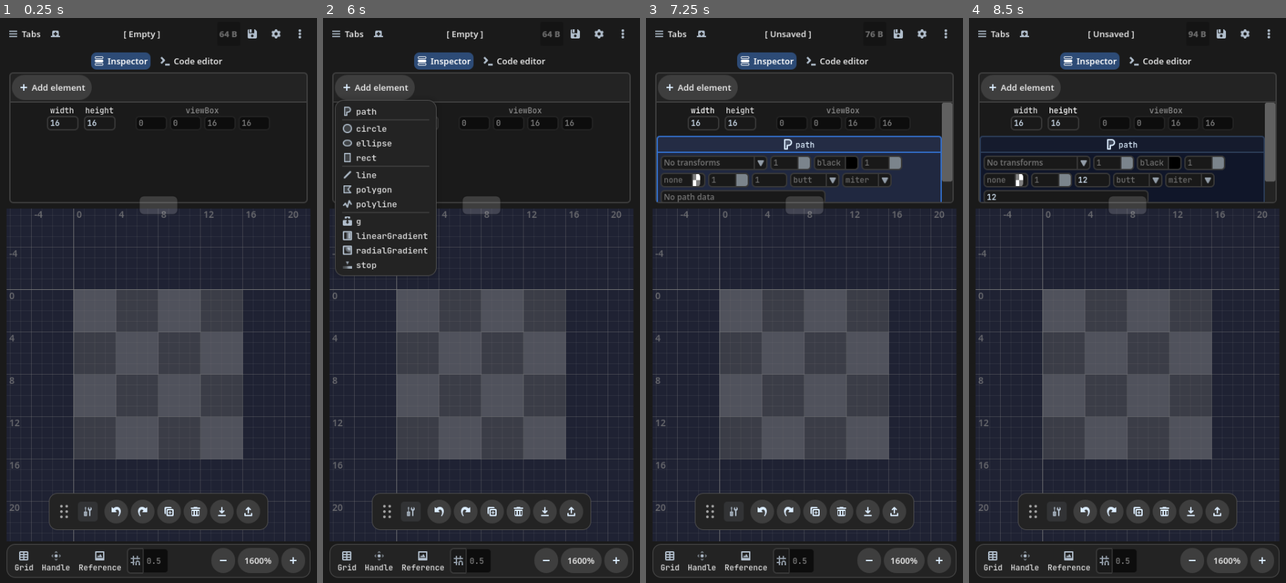
Above: before the commit, frames 1-4 (left to right).
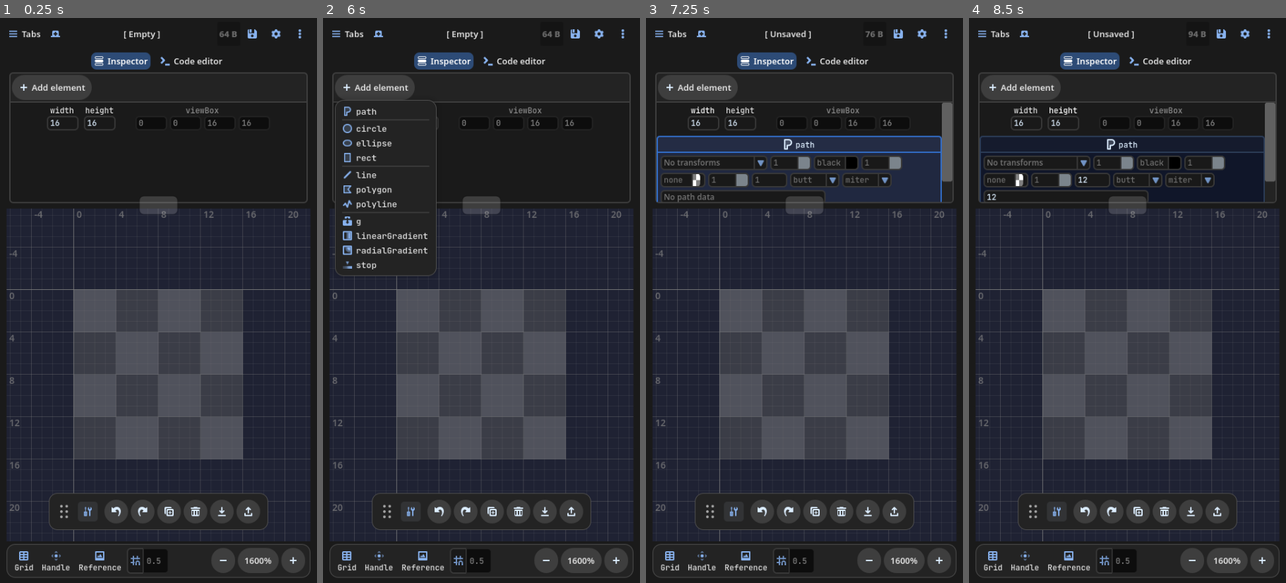
Above: after the commit, the same moments.

Repository: syntaxerror247/VectorTouch
Game: Godot game, scene res://src/ui_parts/editor_scene.tscn
Same seed, same stepped clock (60 frames per second), same inputs: the game is played once before the commit and once after it.
Inputs (mouse positions are in pixels of both pictures, inside the frame that each line leads up to):
- Up to frame 1 (0.25 s): no input
- Up to frame 2 (6 s): click (376, 34) at 0.5 s; click (376, 34) at 1.25 s; click "Tabs" at 2 s; click "New Tab" at 2.75 s; click "New Tab" at 3.5 s; click "[ Empty ]" at 4.25 s; click "Inspector" at 5 s; click "Add element" at 5.75 s
- Up to frame 3 (7.25 s): click "width" at 6.5 s
- Up to frame 4 (8.5 s): click (1092, 181) at 7.27 s; type "12" at 7.35 s; click (1067, 198) at 7.5 s; type "12" at 7.58 s; click "height" at 8 s

The runs differ from the first frame. In frame 1, 0.2% of the frame differs, in the area x 2-95%, y 2-97%; in frame 2, 0.4%; in frame 3, 0.2%; in frame 4, 0.2%.

Commit message:
Fix icon button color

Diff:
--- a/src/utils/ThemeUtils.gd
+++ b/src/utils/ThemeUtils.gd
@@ -209,7 +209,7 @@
 	common_button_inner_color_disabled = desaturated_color.lerp(gray_color, 0.4).lerp(extreme_theme_color, 0.72)
 	common_button_border_color_disabled = desaturated_color.lerp(gray_color, 0.4).lerp(extreme_theme_color, 0.56)
 
-	icon_normal_color = tinted_contrast_color.lerp(extreme_theme_color, 0.2)
+	icon_normal_color = soft_accent_color.lerp(max_contrast_color, 0.4)
 	icon_hover_color = tinted_contrast_color
 	icon_pressed_color = max_contrast_color
 
